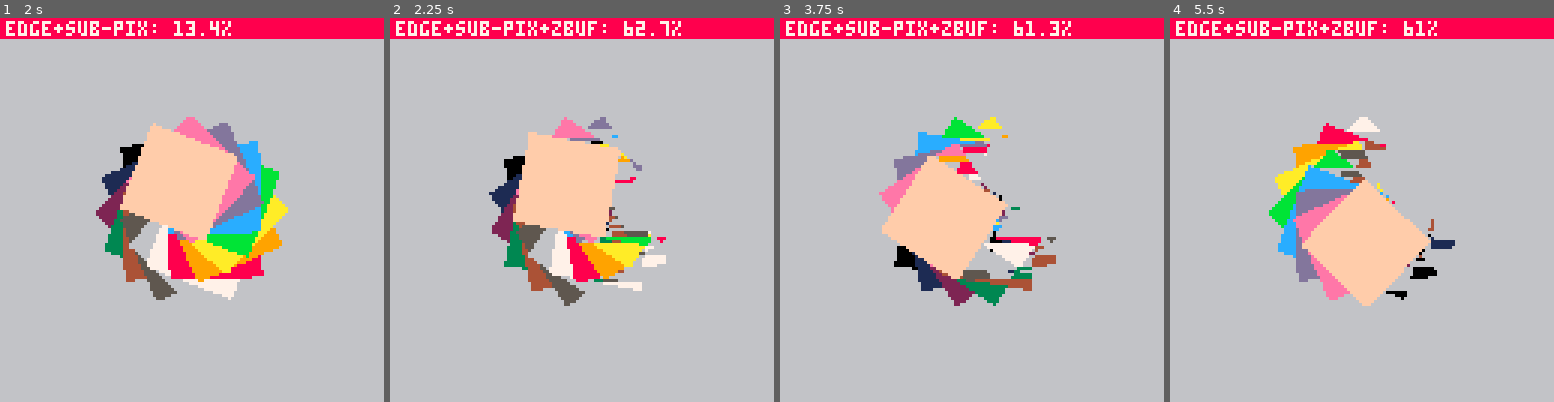
Above: before the commit, frames 1-4 (left to right).
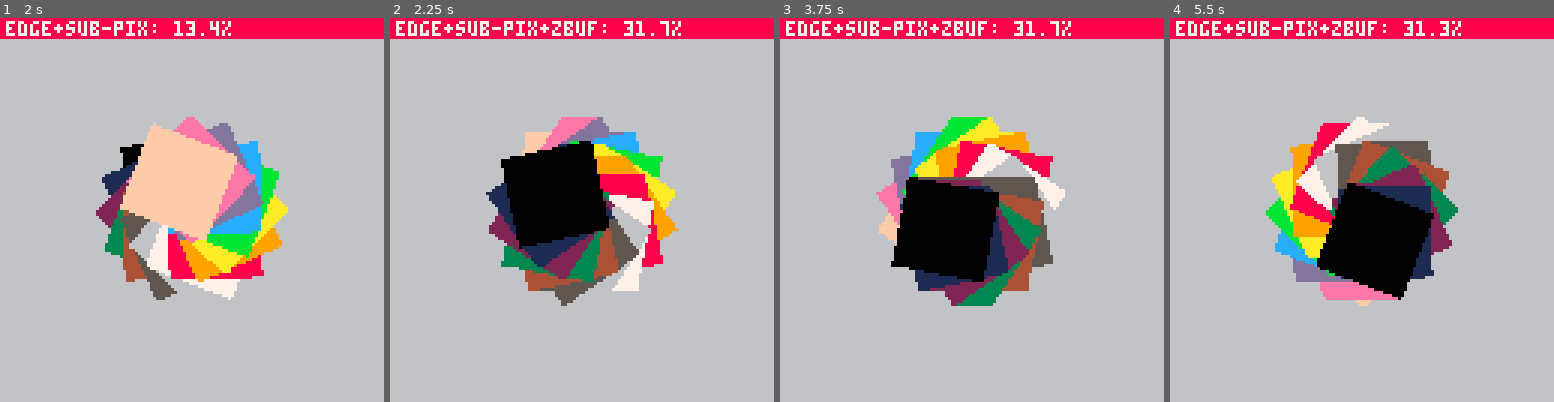
Above: after the commit, the same moments.

Repository: freds72/virtua-on
Game: PICO-8 cartridge carts/edge_rasterizer.p8
Same seed, same stepped clock (60 frames per second), same inputs: the game is played once before the commit and once after it.
Inputs:
- Up to frame 1 (2 s): tap O (Z key) at 0.7, 1.7 s
- Up to frame 2 (2.25 s): tap O (Z key) at 2.1 s
- Up to frame 3 (3.75 s): tap O (Z key) every 0.4 s from 2.5 to 3.7 s
- Up to frame 4 (5.5 s): tap O (Z key) every 0.4 s from 4.1 to 5.3 s

Frame 1 is identical in both runs. In frame 2, 15% of the frame differs, in the area x 25-75%, y 0-75%; in frame 3, 14%; in frame 4, 15%, in the area x 25-76%, y 0-75%.

Commit message:
linked list 34% cpu

Diff:
--- a/carts/edge_rasterizer.p8
+++ b/carts/edge_rasterizer.p8
@@ -548,10 +548,9 @@
 	local screen_cls={
 		__index=function(t,k)
 			-- head of stack
-			-- todo: try with a stack
-			local spans={}
-			t[k]=spans
-			return spans
+			local head={x=-32000}
+			t[k]=head
+			return head
 		end
 	}
 	-- all spans
@@ -586,7 +585,15 @@
 			if(y0<0) x0-=y0*dx y0=0
    		x0+=(cy0-y0)*dx
 			for y=cy0,min(ceil(y1)-1,127) do
-				add(screen[y],{x=ceil(x0),c=c,z=z})
+				-- get start of linked list
+				local head=screen[y]
+				local prev=head
+				while head.x>x0 do
+					prev,head=head,head.next
+				end
+				-- insert start/end of span
+				prev.next={x=x0,c=c,z=z,next=prev.next}
+
 				--[[
 				local spans=screen[y]
 				local mini=1
@@ -612,39 +619,20 @@
 			-- sort spans
 			-- sort(spans)
 
-			local _len,buffer1,buffer2,idx=#spans,spans,{},{}
-			-- radix shift
-			for shift=0,4,4 do
-				-- faster than for each/zeroing count array
-				memset(0x4300,0,16)
-
-				for i,b in pairs(buffer1) do
-					local c=0x4300+((b.x>>shift)&0xf)
-					poke(c,@c+1)
-					idx[i]=c
-				end
-
-				-- shifting array
-				local c0=peek(0x4300)
-				for mem=0x4301,0x430f do
-					local c1=@mem+c0
-					poke(mem,c1)
-					c0=c1
-				end
-
-				for i=_len,1,-1 do
-					local c=@idx[i]
-					buffer2[c] = buffer1[i]
-					poke(idx[i],c-1)
-				end
-
-				buffer1, buffer2 = buffer2, buffer1
-			end
-
 			-- assert(#spans<33,"too many spans:"..#spans)
 
-			local s0,s1=spans[1]
-			for i=2,#spans do
+			local head=spans.next
+			local i=0
+			while head do
+				local next=head.next
+				if next then
+					rectfill(head.x,y,next.x,y,head.c)
+				end
+				head=next
+			end
+			--[[
+			local s0,s1=spans.next
+			while s0 do
 				s1=spans[i]
 				if s0 then
 					if s1.c==s0.c then
@@ -664,7 +652,7 @@
 					s0=s1
 				end
 			end
-
+			]]
 			-- handle last span
 			if s1 and s0 then
 			end
